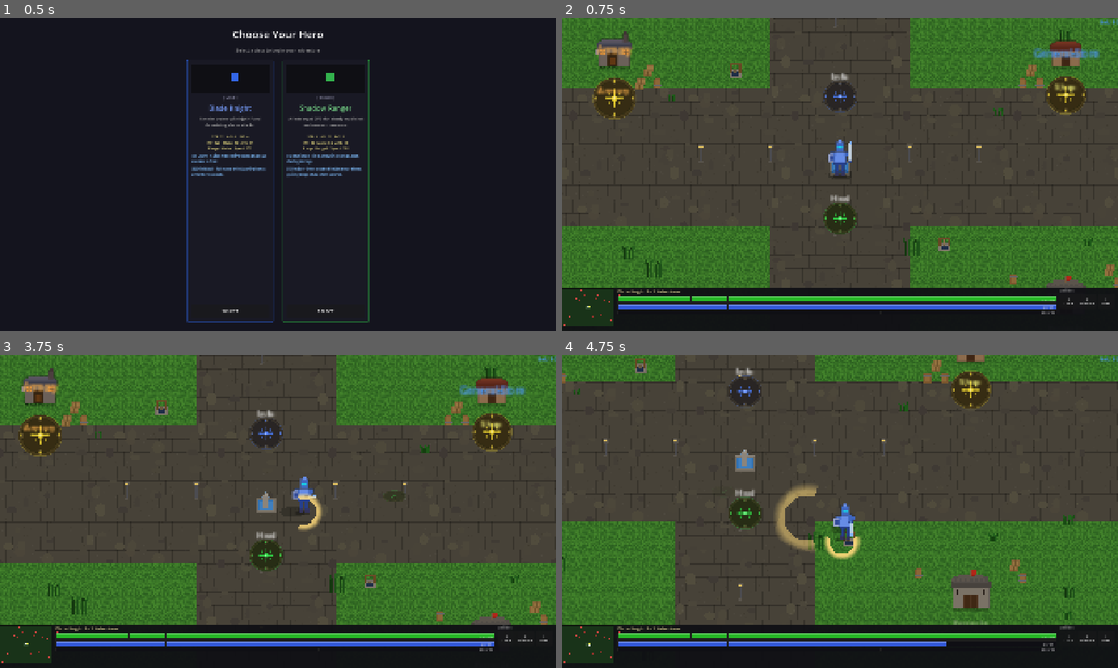
Above: before the commit, frames 1-4 (two rows, left to right).
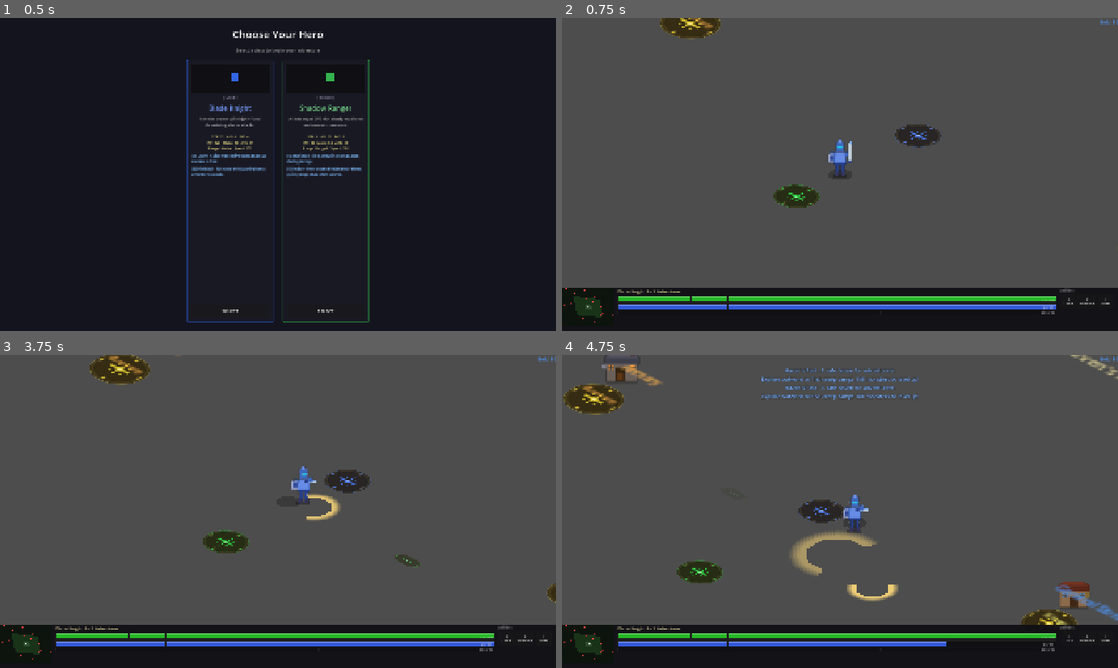
Above: after the commit, the same moments.

Repository: slxny/legends-open-rpg
Game: Godot game, scene res://scenes/main.tscn
The game is run twice, just before and just after one commit, with the same random seed, the same clock (stepped at 60 frames per second) and the same inputs.
Inputs (mouse positions are in pixels of both pictures, inside the frame that each line leads up to):
- Up to frame 1 (0.5 s): no input
- Up to frame 2 (0.75 s): click "SELECT" at 0.5 s
- Up to frame 3 (3.75 s): click "Q Cleave" at 1.25 s; click "E Shield Wall" at 2 s; click "I Items" at 2.75 s; tap Enter at 3.5 s; move the mouse to (400, 495) at 3.52 s; hold D (move_right) from 3.53 s (still down); hold Space (attack) from 3.53 s (still down); click (400, 495) at 3.67 s
- Up to frame 4 (4.75 s): move the mouse to (728, 527) at 4.27 s; release D (move_right) at 4.28 s; release Space (attack) at 4.28 s; hold S (move_down) from 4.28 s (still down); tap Q (ability_1) at 4.35 s; click (728, 527) at 4.42 s; tap Space (attack) at 4.55 s

Frame 1 is identical in both runs. In frame 2, 41% of the frame differs, in the area x 0-100%, y 0-99%; in frame 3, 42%; in frame 4, 42%.
Error after the commit: Invalid assignment of property or key 'transform' with value of type 'Transform2D' on a base object of type 'Label'. (res://scenes/npcs/beacon.gd:42)

Commit message:
Convert game to isometric perspective (2:1 diamond projection)
Apply a Transform2D isometric projection to the World node so the flat
Cartesian game world renders as a classic SC:BW-style diamond view.
All game logic and physics remain in Cartesian coordinates — only the
visual rendering changes.

Key changes:
- IsometricHelper autoload with coordinate conversion utilities
- World node applies iso transform; sprites get counter-transform to
  stay upright while positions map to the diamond grid
- WASD input converted from screen-space to world-space so movement
  feels natural in iso view
- Sprite facing uses screen-space velocity/direction
- All VFX/drops spawn under World node for correct iso positioning
- Minimap redrawn with diamond terrain shape
- All upright decorations (trees, rocks, buildings, NPCs) get
  counter-transform; ground planes stay projected

https://claude.ai/code/session_01Y3vZr9s3FhdA4SuTtcLxLj

Diff:
--- a/project.godot
+++ b/project.godot
@@ -24,6 +24,7 @@
 SpriteGenerator="*res://scripts/autoloads/sprite_generator.gd"
 GameManager="*res://scripts/autoloads/game_manager.gd"
 CombatManager="*res://scripts/autoloads/combat_manager.gd"
+IsometricHelper="*res://scripts/autoloads/isometric_helper.gd"
 
 [display]
 
--- a/scenes/enemies/enemy.gd
+++ b/scenes/enemies/enemy.gd
@@ -48,6 +48,14 @@
 	_shadow.move_to_front()
 	move_child(_shadow, 0)
 
+	# Counter-transform sprite, shadow, HP bar, and label so they render
+	# upright despite the isometric projection on the World node.
+	var ct = IsometricHelper.get_sprite_counter_transform()
+	sprite.transform = ct
+	_shadow.transform = ct
+	hp_bar.transform = ct
+	name_label.transform = ct
+
 func initialize(config: Dictionary) -> void:
 	enemy_name = config.get("name", "Enemy")
 	enemy_level = config.get("level", 1)
@@ -142,10 +150,11 @@
 
 	var dir = (target.global_position - global_position).normalized()
 	velocity = dir * stats.move_speed + _get_separation_push()
-	# Flip sprite based on movement
-	if dir.x < -0.1:
+	# Flip sprite based on screen-space movement direction
+	var screen_dir = IsometricHelper.get_iso_transform().basis_xform(dir)
+	if screen_dir.x < -0.1:
 		sprite.flip_h = true
-	elif dir.x > 0.1:
+	elif screen_dir.x > 0.1:
 		sprite.flip_h = false
 	move_and_slide()
 
@@ -187,9 +196,10 @@
 		return
 
 	var dir = (home_position - global_position).normalized()
-	if dir.x < -0.1:
+	var screen_dir = IsometricHelper.get_iso_transform().basis_xform(dir)
+	if screen_dir.x < -0.1:
 		sprite.flip_h = true
-	elif dir.x > 0.1:
+	elif screen_dir.x > 0.1:
 		sprite.flip_h = false
 	velocity = dir * stats.move_speed * 1.5
 	move_and_slide()
@@ -281,7 +291,7 @@
 		blood.scale = Vector2(randf_range(0.8, 1.5), randf_range(0.8, 1.5))
 		blood.z_index = -2
 		blood.modulate.a = randf_range(0.6, 0.9)
-		get_tree().current_scene.add_child(blood)
+		_get_world_node().add_child(blood)
 		# Fade out after 8-12 seconds
 		var fade_tween = blood.create_tween()
 		fade_tween.tween_interval(randf_range(8.0, 12.0))
@@ -311,7 +321,7 @@
 	float_tween.tween_property(visual, "position:y", -2.0, 0.6).set_trans(Tween.TRANS_SINE)
 	float_tween.tween_property(visual, "position:y", 0.0, 0.6).set_trans(Tween.TRANS_SINE)
 
-	get_tree().current_scene.add_child(drop)
+	_get_world_node().add_child(drop)
 
 func _spawn_item_drop(item_id: String) -> void:
 	var item = ItemData.get_item(item_id)
@@ -342,7 +352,7 @@
 	float_tween.tween_property(visual, "position:y", -2.0, 0.6).set_trans(Tween.TRANS_SINE)
 	float_tween.tween_property(visual, "position:y", 0.0, 0.6).set_trans(Tween.TRANS_SINE)
 
-	get_tree().current_scene.add_child(drop)
+	_get_world_node().add_child(drop)
 
 func _spawn_damage_number(amount: int, is_crit: bool) -> void:
 	var label = Label.new()
@@ -354,6 +364,7 @@
 	settings.outline_size = 2 if not is_crit else 3
 	settings.outline_color = Color.BLACK
 	label.label_settings = settings
+	label.transform = IsometricHelper.get_sprite_counter_transform()
 	add_child(label)
 	var tween = create_tween()
 	if is_crit:
@@ -386,3 +397,11 @@
 	if players.size() > 0:
 		return players[0]
 	return null
+
+func _get_world_node() -> Node:
+	# Return the World node (holds the iso transform) so spawned objects
+	# appear at the correct isometric position.
+	var world = get_tree().get_nodes_in_group("world")
+	if world.size() > 0:
+		return world[0]
+	return get_tree().current_scene
--- a/scenes/npcs/beacon.gd
+++ b/scenes/npcs/beacon.gd
@@ -38,6 +38,8 @@
 		var tex_size = tex.get_size()
 		visual.scale = Vector2(beacon_radius * 2.0 / tex_size.x, beacon_radius * 2.0 / tex_size.y)
 
+	# Counter-transform label so it stays readable under iso projection
+	label.transform = IsometricHelper.get_sprite_counter_transform()
 	if not beacon_label.is_empty():
 		label.text = beacon_label
 	else:
--- a/scenes/npcs/npc_armorer.gd
+++ b/scenes/npcs/npc_armorer.gd
@@ -13,6 +13,10 @@
 	var tex = SpriteGenerator.get_texture("armory_building")
 	if tex:
 		armory_sprite.texture = tex
+	# Counter-transform sprite and label for isometric projection
+	var ct = IsometricHelper.get_sprite_counter_transform()
+	armory_sprite.transform = ct
+	name_label.transform = ct
 
 func _on_beacon_activated(_b: Area2D) -> void:
 	var dialogs = get_tree().get_nodes_in_group("armory_dialog")
--- a/scenes/npcs/npc_shopkeeper.gd
+++ b/scenes/npcs/npc_shopkeeper.gd
@@ -18,6 +18,10 @@
 	var tex = SpriteGenerator.get_texture("shop_building")
 	if tex:
 		shop_sprite.texture = tex
+	# Counter-transform sprite and label for isometric projection
+	var ct = IsometricHelper.get_sprite_counter_transform()
+	shop_sprite.transform = ct
+	name_label.transform = ct
 
 func _on_beacon_activated(_b: Area2D) -> void:
 	# Find the shop dialog in the scene tree and open it
--- a/scenes/player/player.gd
+++ b/scenes/player/player.gd
@@ -69,15 +69,27 @@
 	_shadow.z_index = -1
 	add_child(_shadow)
 
+	# Counter-transform sprite and shadow so they render upright despite the
+	# isometric projection applied to the World node.
+	var ct = IsometricHelper.get_sprite_counter_transform()
+	sprite.transform = ct
+	_shadow.transform = ct
+
 func _physics_process(delta: float) -> void:
-	# WASD movement overrides click-to-move
+	# WASD movement overrides click-to-move.
+	# Screen directions need to be converted to world-space through the
+	# inverse isometric transform so W=up-on-screen, D=right-on-screen, etc.
+	var screen_dir = Vector2.ZERO
+	screen_dir.x = Input.get_axis("move_left", "move_right")
+	screen_dir.y = Input.get_axis("move_up", "move_down")
+
 	var input_dir = Vector2.ZERO
-	input_dir.x = Input.get_axis("move_left", "move_right")
-	input_dir.y = Input.get_axis("move_up", "move_down")
+	if screen_dir.length() > 0:
+		input_dir = IsometricHelper.get_iso_inverse().basis_xform(screen_dir).normalized()
 
 	if input_dir.length() > 0:
 		_is_moving_to_target = false
-		velocity = input_dir.normalized() * stats.get_total_move_speed()
+		velocity = input_dir * stats.get_total_move_speed()
 	elif _is_moving_to_target:
 		var dist = global_position.distance_to(_move_target)
 		if dist < 5.0:
@@ -103,10 +115,12 @@
 			_combo_timer = 0.0
 			_last_dir_category = ""
 
-	# Flip sprite based on movement direction
-	if velocity.x < -5:
+	# Flip sprite based on screen-space movement direction.
+	# Convert world velocity to screen space via the iso transform basis.
+	var screen_vel = IsometricHelper.get_iso_transform().basis_xform(velocity)
+	if screen_vel.x < -5:
 		sprite.flip_h = true
-	elif velocity.x > 5:
+	elif screen_vel.x > 5:
 		sprite.flip_h = false
 
 const ZOOM_MIN := Vector2(1.5, 1.5)
@@ -171,21 +185,22 @@
 
 	_attack_cooldown = 0.5 / stats.attack_speed  # 50% faster than base
 
-	# Determine attack direction from held movement input
+	# Determine attack direction from held movement input (screen → world)
 	var input_raw = Vector2(
 		Input.get_axis("move_left", "move_right"),
 		Input.get_axis("move_up", "move_down")
 	)
 	var attack_dir: Vector2
 	if input_raw.length() > 0.25:
-		attack_dir = input_raw.normalized()
+		attack_dir = IsometricHelper.get_iso_inverse().basis_xform(input_raw).normalized()
 	else:
 		attack_dir = Vector2.RIGHT if not sprite.flip_h else Vector2.LEFT
 
-	# Update sprite facing based on attack direction (horizontal component)
-	if attack_dir.x < -0.1:
+	# Update sprite facing based on screen-space attack direction
+	var screen_attack = IsometricHelper.get_iso_transform().basis_xform(attack_dir)
+	if screen_attack.x < -0.1:
 		sprite.flip_h = true
-	elif attack_dir.x > 0.1:
+	elif screen_attack.x > 0.1:
 		sprite.flip_h = false
 
 	_enemies_in_range = _enemies_in_range.filter(func(e): return is_instance_valid(e) and not e.get("_is_dead"))
@@ -311,7 +326,7 @@
 	projectile.add_child(visual)
 
 	projectile.rotation = direction.angle()
-	get_tree().current_scene.add_child(projectile)
+	_get_world_node().add_child(projectile)
 
 	var tween = create_tween()
 	var end_pos = global_position + direction * max_range
@@ -578,7 +593,7 @@
 		arrow.texture_filter = CanvasItem.TEXTURE_FILTER_NEAREST
 		arrow.global_position = global_position + Vector2(0, -10)
 		arrow.rotation = (target.global_position - global_position).angle()
-		get_tree().current_scene.add_child(arrow)
+		_get_world_node().add_child(arrow)
 
 		var arrow_dir = (target.global_position - global_position).normalized()
 		var arrow_tween = arrow.create_tween()
@@ -604,7 +619,7 @@
 	slash.rotation = direction.angle()
 	slash.scale = Vector2(scale_mult, scale_mult)
 	slash.modulate = Color(1.0, 0.9, 0.6, 0.9)
-	get_tree().current_scene.add_child(slash)
+	_get_world_node().add_child(slash)
 
 	var tween = slash.create_tween()
 	tween.set_parallel(true)
@@ -628,7 +643,7 @@
 		var g = randf_range(0.2, 0.5) if not is_crit else randf_range(0.6, 0.9)
 		spark.modulate = Color(r, g, 0.1, 1.0)
 		spark.z_index = 12
-		get_tree().current_scene.add_child(spark)
+		_get_world_node().add_child(spark)
 		var dir = Vector2.from_angle(randf() * TAU) * randf_range(spread * 0.4, spread)
 		var dur = randf_range(0.12, 0.22)
 		var tween = spark.create_tween()
@@ -647,7 +662,7 @@
 	flash.scale = Vector2(0.2, 0.2)
 	flash.z_index = 13
 	flash.global_position = pos
-	get_tree().current_scene.add_child(flash)
+	_get_world_node().add_child(flash)
 	var ft = flash.create_tween()
 	ft.set_parallel(true)
 	ft.tween_property(flash, "scale", Vector2(1.2, 1.2) if not is_crit else Vector2(2.0, 2.0), 0.1)
@@ -715,10 +730,16 @@
 	indicator.scale = Vector2(0.3, 0.3)
 	indicator.global_position = pos
 	indicator.modulate.a = 0.7
-	get_tree().current_scene.add_child(indicator)
+	_get_world_node().add_child(indicator)
 	var tween = indicator.create_tween()
 	tween.tween_property(indicator, "modulate:a", 0.0, 0.4)
 	tween.tween_callback(indicator.queue_free)
+
+func _get_world_node() -> Node:
+	var world = get_tree().get_nodes_in_group("world")
+	if world.size() > 0:
+		return world[0]
+	return get_tree().current_scene
 
 func get_stats_dict() -> Dictionary:
 	return stats.get_stats_dict()
@@ -738,6 +759,7 @@
 	settings.outline_size = 2
 	settings.outline_color = Color.BLACK
 	label.label_settings = settings
+	label.transform = IsometricHelper.get_sprite_counter_transform()
 	add_child(label)
 	var tween = create_tween()
 	tween.tween_property(label, "position:y", label.position.y - 30, 0.6)
--- a/scenes/ui/minimap.gd
+++ b/scenes/ui/minimap.gd
@@ -1,6 +1,8 @@
 extends Control
 
 ## SC:BW-style minimap showing terrain, player dot, and enemy dots.
+## Positions are mapped through the isometric projection so the minimap
+## shows the diamond-shaped world.
 
 const MINIMAP_SIZE = Vector2(180, 130)
 const WORLD_SIZE = Vector2(4000, 3000)  # Haven's Rest total area
@@ -20,22 +22,36 @@
 	# Background (dark, like SC:BW minimap)
 	draw_rect(Rect2(Vector2.ZERO, MINIMAP_SIZE), Color(0.05, 0.08, 0.05, 0.9))
 
-	# Terrain representation (green base)
-	draw_rect(Rect2(Vector2(2, 2), MINIMAP_SIZE - Vector2(4, 4)), Color(0.1, 0.2, 0.1))
+	# Draw the isometric diamond terrain shape
+	var center = MINIMAP_SIZE / 2.0
+	# The world corners in iso space form a diamond
+	var corners = [
+		_world_to_minimap(Vector2(-2000, 0)),   # Left point
+		_world_to_minimap(Vector2(0, -1500)),    # Top point
+		_world_to_minimap(Vector2(2000, 0)),     # Right point
+		_world_to_minimap(Vector2(0, 1500)),     # Bottom point
+	]
+	var terrain_color = Color(0.1, 0.2, 0.1)
+	draw_colored_polygon(PackedVector2Array(corners), terrain_color)
 
-	# Town area
-	var town_minimap_pos = _world_to_minimap(Vector2(0, 0))
-	var town_size = Vector2(320, 260) / WORLD_SIZE * MINIMAP_SIZE
-	draw_rect(Rect2(town_minimap_pos - town_size / 2, town_size), Color(0.18, 0.3, 0.18))
+	# Town area diamond
+	var town_corners = [
+		_world_to_minimap(Vector2(-500, 0)),
+		_world_to_minimap(Vector2(0, -400)),
+		_world_to_minimap(Vector2(500, 0)),
+		_world_to_minimap(Vector2(0, 400)),
+	]
+	draw_colored_polygon(PackedVector2Array(town_corners), Color(0.18, 0.3, 0.18))
 
-	# Walls (border)
+	# Border
 	draw_rect(Rect2(Vector2.ZERO, MINIMAP_SIZE), Color(0.3, 0.25, 0.2), false, 2.0)
 
 	# Camp markers (red dots) — match havens_rest.tscn positions
 	var camp_positions = [
-		Vector2(-700, -500), Vector2(600, -700), Vector2(-300, -900),
-		Vector2(-900, 600), Vector2(400, 800),
-		Vector2(1000, 700), Vector2(-1200, -200), Vector2(1300, -500),
+		Vector2(-900, -700), Vector2(800, -900), Vector2(-500, -1300),
+		Vector2(-1400, 800), Vector2(600, 1200), Vector2(1600, -400),
+		Vector2(1800, 1000), Vector2(-2200, -400), Vector2(2400, -900),
+		Vector2(-1800, 1400),
 	]
 	for camp_pos in camp_positions:
 		var mpos = _world_to_minimap(camp_pos)
@@ -49,7 +65,7 @@
 			draw_circle(epos, 1.5, Color(1.0, 0.3, 0.3, 0.8))
 
 	# Shop marker (yellow)
-	var shop_pos = _world_to_minimap(Vector2(110, -40))
+	var shop_pos = _world_to_minimap(Vector2(260, -100))
 	draw_circle(shop_pos, 2.5, Color(1.0, 1.0, 0.3))
 
 	# Player dot (white, blinking)
@@ -59,6 +75,12 @@
 		draw_circle(ppos, 3.0, Color(1.0, 1.0, 1.0, blink))
 
 func _world_to_minimap(world_pos: Vector2) -> Vector2:
-	# World ranges from -2000,-1500 to 2000,1500
-	var normalized = (world_pos + WORLD_SIZE / 2) / WORLD_SIZE
+	# Convert world position through iso projection, then map to minimap rect.
+	# Iso screen range: X spans ~(-2000-1500) to (2000+1500) = -3500 to 3500
+	#                   Y spans ~(-2000+1500)*0.5 to (2000+1500)*0.5 = -250 to 1750
+	# But we center it.
+	var iso_pos = IsometricHelper.world_to_screen(world_pos)
+	# Iso screen extents: widest X = world_x - world_y, widest Y = (world_x + world_y)/2
+	var iso_size = Vector2(7000.0, 3500.0)  # Full range of iso-projected coords
+	var normalized = (iso_pos + iso_size / 2.0) / iso_size
 	return normalized * MINIMAP_SIZE
--- a/scenes/world/regions/havens_rest.gd
+++ b/scenes/world/regions/havens_rest.gd
@@ -17,6 +17,11 @@
 
 	heal_beacon.activated.connect(_on_heal_beacon)
 	info_beacon.activated.connect(_on_info_beacon)
+
+	# Counter-transform the TownLabel so it renders upright under iso projection
+	var town_label = get_node_or_null("TownLabel")
+	if town_label:
+		town_label.transform = IsometricHelper.get_sprite_counter_transform()
 
 	_generate_terrain()
 	_generate_town()
@@ -214,6 +219,7 @@
 	spr.position = pos
 	spr.texture_filter = CanvasItem.TEXTURE_FILTER_NEAREST
 	spr.texture = SpriteGenerator.get_texture(tex_name)
+	spr.transform = IsometricHelper.get_sprite_counter_transform()
 	spr.z_index = 0
 	parent.add_child(spr)
 
@@ -225,6 +231,7 @@
 	label.add_theme_color_override("font_color", Color(0.8, 0.8, 0.7, 0.6))
 	label.horizontal_alignment = HORIZONTAL_ALIGNMENT_CENTER
 	label.custom_minimum_size = Vector2(50, 0)
+	label.transform = IsometricHelper.get_sprite_counter_transform()
 	parent.add_child(label)
 
 # ============================================================
@@ -414,7 +421,9 @@
 		tree_sprite.texture = SpriteGenerator.get_texture("tree_small")
 		tree_sprite.offset = Vector2(0, -14)
 	var s = randf_range(0.8, 1.4)
-	tree_sprite.scale = Vector2(s, s)
+	# Apply counter-transform first, then scale on top of it
+	var ct = IsometricHelper.get_sprite_counter_transform()
+	tree_sprite.transform = Transform2D(ct.x * s, ct.y * s, Vector2.ZERO)
 	# Slight color variation for depth
 	var v = randf_range(-0.05, 0.05)
 	tree_sprite.modulate = Color(1.0 + v, 1.0 + v * 0.5, 1.0 + v)
@@ -430,7 +439,8 @@
 	else:
 		rock_sprite.texture = SpriteGenerator.get_texture("rock")
 	var s = randf_range(0.8, 1.3)
-	rock_sprite.scale = Vector2(s, s)
+	var ct = IsometricHelper.get_sprite_counter_transform()
+	rock_sprite.transform = Transform2D(ct.x * s, ct.y * s, Vector2.ZERO)
 	parent.add_child(rock_sprite)
 
 func _add_path_segment(parent: Node2D, pos: Vector2) -> void:
@@ -450,6 +460,7 @@
 	skull.position = pos
 	skull.texture_filter = CanvasItem.TEXTURE_FILTER_NEAREST
 	skull.texture = SpriteGenerator.get_texture("skull_icon")
+	skull.transform = IsometricHelper.get_sprite_counter_transform()
 	skull.modulate = Color(0.9, 0.3, 0.3, 0.8)
 	parent.add_child(skull)
 
@@ -458,6 +469,7 @@
 	label.position = pos + Vector2(-30, -18)
 	label.add_theme_font_size_override("font_size", 9)
 	label.add_theme_color_override("font_color", Color(0.9, 0.5, 0.5, 0.7))
+	label.transform = IsometricHelper.get_sprite_counter_transform()
 	parent.add_child(label)
 
 func _add_flowers(parent: Node2D, pos: Vector2) -> void:
@@ -467,6 +479,7 @@
 		flower.texture = SpriteGenerator.get_texture("flowers")
 		var offset = Vector2(randf_range(-10, 10), randf_range(-10, 10))
 		flower.position = pos + offset
+		flower.transform = IsometricHelper.get_sprite_counter_transform()
 		flower.z_index = -1
 		parent.add_child(flower)
 
@@ -476,7 +489,8 @@
 	bush.texture_filter = CanvasItem.TEXTURE_FILTER_NEAREST
 	bush.texture = SpriteGenerator.get_texture("bush")
 	var s = randf_range(0.8, 1.5)
-	bush.scale = Vector2(s, s)
+	var ct = IsometricHelper.get_sprite_counter_transform()
+	bush.transform = Transform2D(ct.x * s, ct.y * s, Vector2.ZERO)
 	parent.add_child(bush)
 
 func _add_grass_tuft(parent: Node2D, pos: Vector2) -> void:
@@ -488,7 +502,8 @@
 	else:
 		grass.texture = SpriteGenerator.get_texture("grass_tuft_tall")
 	var s = randf_range(0.8, 1.5)
-	grass.scale = Vector2(s, s)
+	var ct = IsometricHelper.get_sprite_counter_transform()
+	grass.transform = Transform2D(ct.x * s, ct.y * s, Vector2.ZERO)
 	grass.z_index = -1
 	parent.add_child(grass)
 
@@ -497,9 +512,9 @@
 	log_sprite.position = pos
 	log_sprite.texture_filter = CanvasItem.TEXTURE_FILTER_NEAREST
 	log_sprite.texture = SpriteGenerator.get_texture("fallen_log")
-	log_sprite.rotation = randf_range(-0.3, 0.3)
 	var s = randf_range(0.9, 1.3)
-	log_sprite.scale = Vector2(s, s)
+	var ct = IsometricHelper.get_sprite_counter_transform()
+	log_sprite.transform = Transform2D(ct.x * s, ct.y * s, Vector2.ZERO)
 	parent.add_child(log_sprite)
 
 func _add_ground_debris(parent: Node2D, pos: Vector2) -> void:
@@ -518,7 +533,8 @@
 	shroom.texture_filter = CanvasItem.TEXTURE_FILTER_NEAREST
 	shroom.texture = SpriteGenerator.get_texture("mushroom_cluster")
 	var s = randf_range(0.8, 1.3)
-	shroom.scale = Vector2(s, s)
+	var ct = IsometricHelper.get_sprite_counter_transform()
+	shroom.transform = Transform2D(ct.x * s, ct.y * s, Vector2.ZERO)
 	shroom.z_index = -1
 	parent.add_child(shroom)
 
@@ -527,9 +543,9 @@
 	vine.position = pos
 	vine.texture_filter = CanvasItem.TEXTURE_FILTER_NEAREST
 	vine.texture = SpriteGenerator.get_texture("vines")
-	vine.rotation = randf_range(-0.2, 0.2)
 	var s = randf_range(0.8, 1.2)
-	vine.scale = Vector2(s, s)
+	var ct = IsometricHelper.get_sprite_counter_transform()
+	vine.transform = Transform2D(ct.x * s, ct.y * s, Vector2.ZERO)
 	vine.modulate.a = randf_range(0.6, 0.9)
 	vine.z_index = -1
 	parent.add_child(vine)
--- a/scenes/world/world.gd
+++ b/scenes/world/world.gd
@@ -2,5 +2,12 @@
 
 @onready var player_spawn: Marker2D = $PlayerSpawn
 
+func _ready() -> void:
+	add_to_group("world")
+	# Apply isometric projection to the entire world.
+	# All children (terrain, enemies, player) are rendered through this transform.
+	# Game logic stays in Cartesian coordinates — the transform only affects visuals.
+	transform = IsometricHelper.get_iso_transform()
+
 func get_spawn_position() -> Vector2:
 	return player_spawn.position
--- /dev/null
+++ b/scripts/autoloads/isometric_helper.gd
@@ -0,0 +1,40 @@
+extends Node
+
+## Isometric projection helper.
+## All game logic uses flat Cartesian coordinates. This autoload provides
+## the transform matrix applied to the World node so that the flat world
+## renders as an isometric diamond view (2:1 ratio, classic SC:BW style).
+##
+## World axes after transform:
+##   +X  ->  screen right-and-down   (east  in game)
+##   +Y  ->  screen left-and-down    (south in game)
+
+# The 2:1 isometric basis vectors (no translation).
+# x_axis: world-X draws to the right and half-down
+# y_axis: world-Y draws to the left and half-down
+const ISO_X := Vector2(1.0, 0.5)
+const ISO_Y := Vector2(-1.0, 0.5)
+
+## The transform applied to the World node.
+static func get_iso_transform() -> Transform2D:
+	return Transform2D(ISO_X, ISO_Y, Vector2.ZERO)
+
+## Inverse: convert screen-space position back to world (Cartesian) position.
+## Used for mouse input.
+static func get_iso_inverse() -> Transform2D:
+	return get_iso_transform().affine_inverse()
+
+## Convert a world-space position to isometric screen position.
+static func world_to_screen(world_pos: Vector2) -> Vector2:
+	return get_iso_transform() * world_pos
+
+## Convert an isometric screen position back to world-space.
+static func screen_to_world(screen_pos: Vector2) -> Vector2:
+	return get_iso_inverse() * screen_pos
+
+## The inverse basis (rotation/scale only, no translation).
+## Apply this to sprites so they appear un-skewed on screen.
+static func get_sprite_counter_transform() -> Transform2D:
+	var inv := get_iso_transform().affine_inverse()
+	# Return just the basis (no origin offset)
+	return Transform2D(inv.x, inv.y, Vector2.ZERO)
